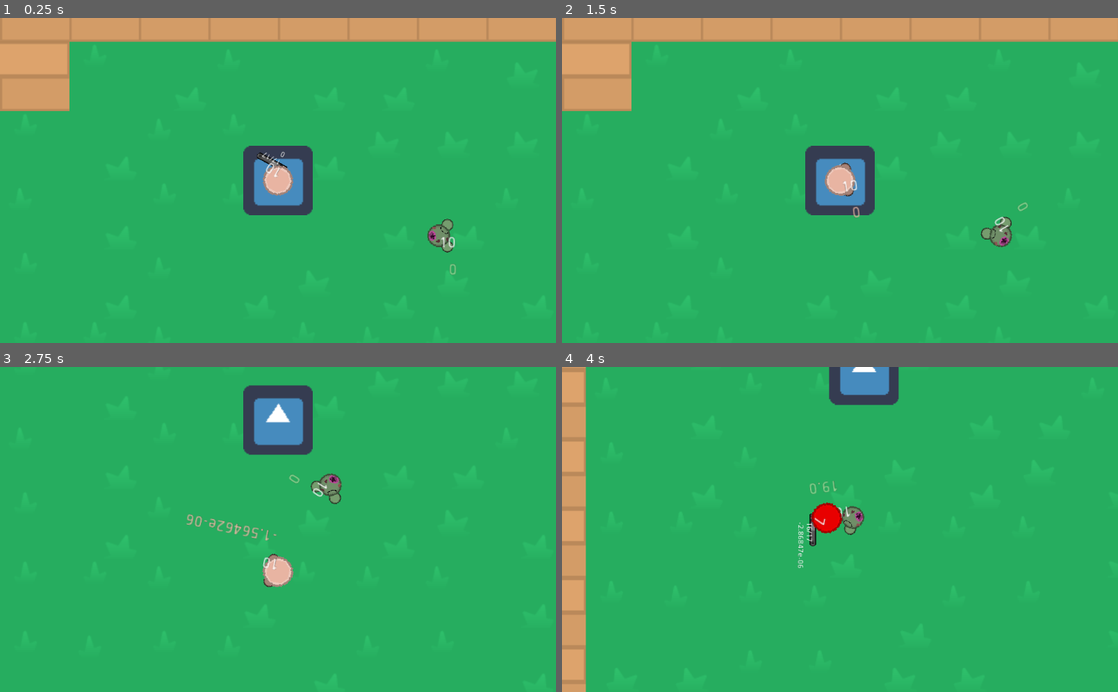
Above: before the commit, frames 1-4 (two rows, left to right).
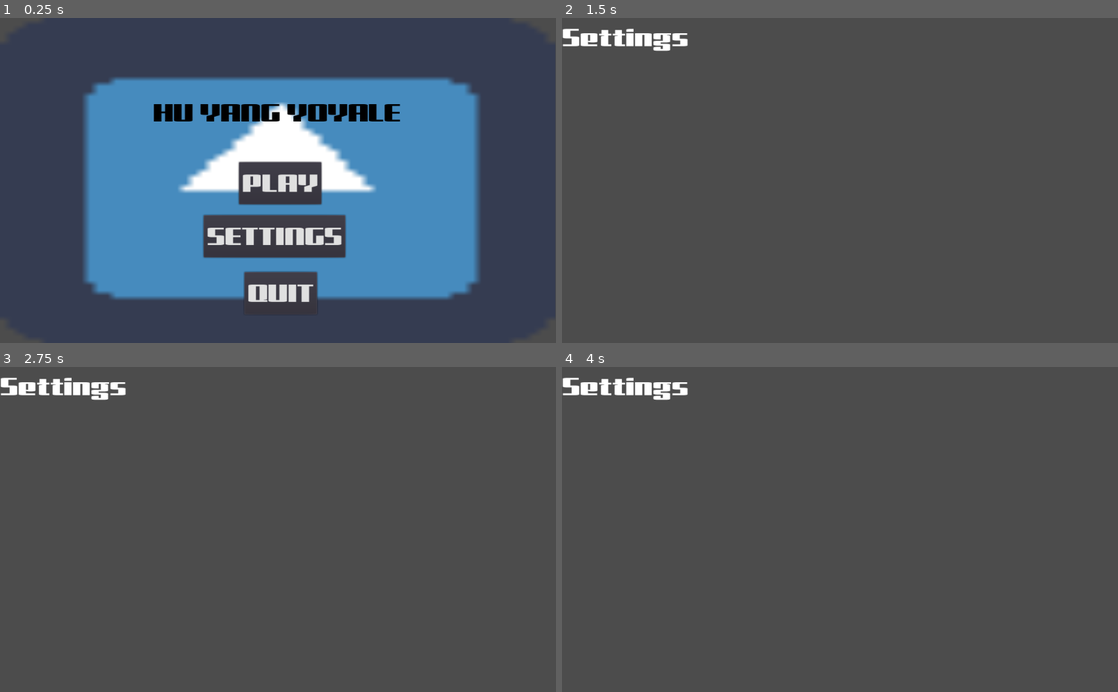
Above: after the commit, the same moments.

Repository: Panda248/Hu-Yang-Yoyale
Game: Godot game, scene res://Main Menu.tscn
Two runs of this game, one before a commit and one after it. Both use one fixed random seed, a clock stepped at 60 frames per second and the inputs below. Before the commit the project starts from res://World.tscn. The engine's default icon, where the game draws it, is replaced by a stand-in: a white triangle on a blue panel in a dark square.
Inputs (mouse positions are in pixels of both pictures, inside the frame that each line leads up to):
- Up to frame 1 (0.25 s): no input
- Up to frame 2 (1.5 s): click (834, 235) at 0.5 s, where only the run after the commit has a clickable "SETTINGS"; move the mouse to (962, 164) at 1.27 s; hold E (game_switch_weapon_right) from 1.28 s (still down); tap F (game_interact) at 1.35 s
- Up to frame 3 (2.75 s): move the mouse to (166, 545) at 2.02 s; release E (game_switch_weapon_right) at 2.03 s; hold Down (ui_down) from 2.03 s (still down); click (166, 545) at 2.1 s
- Up to frame 4 (4 s): move the mouse to (895, 458) at 2.77 s; release Down (ui_down) at 2.78 s; hold E (game_switch_weapon_right) 2.78-3.53 s; right-click (895, 458) at 2.85 s; move the mouse to (812, 594) at 3.52 s; hold Up (ui_up) from 3.53 s (still down); tap F (game_interact) at 3.6 s

The runs differ from the first frame. In frame 1, 100% of the frame differs, in the area x 0-100%, y 0-100%; in frame 2, 99%; in frame 3, 99%; in frame 4, 99%.

Commit message:
main menu, death, and setting ui

Diff:
--- a/ChatBoxManager.gd
+++ /dev/null
@@ -1,5 +0,0 @@
-extends Node2D
-
-func send_chat(chatbox : ChatBox):
-	chatbox.show()
-	add_child(chatbox)
--- /dev/null
+++ b/Death.tscn
@@ -0,0 +1,39 @@
+[gd_scene load_steps=3 format=2]
+
+[ext_resource path="res://res/exported/fonts/GajrajOne.tres" type="DynamicFont" id=1]
+[ext_resource path="res://scripts/DeathScene.gd" type="Script" id=2]
+
+[node name="DeathScene" type="CanvasLayer"]
+pause_mode = 2
+layer = 2
+script = ExtResource( 2 )
+
+[node name="PanelContainer" type="PanelContainer" parent="."]
+self_modulate = Color( 1, 0, 0, 0.25098 )
+anchor_right = 1.0
+anchor_bottom = 1.0
+
+[node name="Main Menu" type="Button" parent="."]
+margin_left = 208.0
+margin_top = 426.0
+margin_right = 808.0
+margin_bottom = 476.0
+text = "Exit To Main Menu"
+
+[node name="Respawn" type="Button" parent="."]
+margin_left = 209.0
+margin_top = 342.0
+margin_right = 809.0
+margin_bottom = 392.0
+text = "Respawn"
+
+[node name="Label" type="Label" parent="."]
+margin_left = 389.0
+margin_top = 187.0
+margin_right = 640.0
+margin_bottom = 259.0
+custom_fonts/font = ExtResource( 1 )
+text = "YOU DIED"
+
+[connection signal="pressed" from="Main Menu" to="." method="_on_Main_Menu_pressed"]
+[connection signal="pressed" from="Respawn" to="." method="_on_Respawn_pressed"]
--- /dev/null
+++ b/Main Menu.tscn
@@ -0,0 +1,51 @@
+[gd_scene load_steps=4 format=2]
+
+[ext_resource path="res://res/exported/fonts/GajrajOne.tres" type="DynamicFont" id=1]
+[ext_resource path="res://scripts/Main Menu.gd" type="Script" id=2]
+[ext_resource path="res://icon.png" type="Texture" id=3]
+
+[node name="Main Menu" type="CanvasLayer"]
+layer = 2
+script = ExtResource( 2 )
+
+[node name="Sprite" type="Sprite" parent="."]
+position = Vector2( 510.5, 300.5 )
+scale = Vector2( 16.0156, 9.42188 )
+texture = ExtResource( 3 )
+
+[node name="Title" type="Label" parent="."]
+modulate = Color( 0, 0, 0, 1 )
+margin_left = 282.0
+margin_top = 139.0
+margin_right = 738.0
+margin_bottom = 211.0
+custom_fonts/font = ExtResource( 1 )
+text = "HU YANG YOYALE"
+
+[node name="Play" type="Button" parent="."]
+margin_left = 440.0
+margin_top = 266.0
+margin_right = 592.0
+margin_bottom = 344.0
+custom_fonts/font = ExtResource( 1 )
+text = "PLAY"
+
+[node name="Settings" type="Button" parent="."]
+margin_left = 375.0
+margin_top = 364.0
+margin_right = 636.0
+margin_bottom = 442.0
+custom_fonts/font = ExtResource( 1 )
+text = "SETTINGS"
+
+[node name="Quit" type="Button" parent="."]
+margin_left = 450.0
+margin_top = 469.0
+margin_right = 584.0
+margin_bottom = 547.0
+custom_fonts/font = ExtResource( 1 )
+text = "QUIT"
+
+[connection signal="pressed" from="Play" to="." method="_on_Play_pressed"]
+[connection signal="pressed" from="Settings" to="." method="_on_Settings_pressed"]
+[connection signal="pressed" from="Quit" to="." method="_on_Quit_pressed"]
--- /dev/null
+++ b/Settings.tscn
@@ -0,0 +1,15 @@
+[gd_scene load_steps=3 format=2]
+
+[ext_resource path="res://res/exported/fonts/GajrajOne.tres" type="DynamicFont" id=1]
+[ext_resource path="res://scripts/Settings.gd" type="Script" id=2]
+
+[node name="Settings" type="CanvasLayer"]
+pause_mode = 2
+script = ExtResource( 2 )
+
+[node name="Label" type="Label" parent="."]
+margin_right = 40.0
+margin_bottom = 14.0
+custom_fonts/font = ExtResource( 1 )
+text = "Settings
+"
--- a/World.tscn
+++ b/World.tscn
@@ -11,6 +11,7 @@
 [ext_resource path="res://Alert.tscn" type="PackedScene" id=9]
 [ext_resource path="res://InteractableNPC.tscn" type="PackedScene" id=10]
 [ext_resource path="res://scripts/ChatBoxManager.gd" type="Script" id=11]
+[ext_resource path="res://Death.tscn" type="PackedScene" id=12]
 
 [sub_resource type="OccluderPolygon2D" id=3]
 cull_mode = 2
@@ -131,6 +132,7 @@
 [node name="World" type="Node2D"]
 script = ExtResource( 6 )
 Enemy = ExtResource( 1 )
+DeathScreen = ExtResource( 12 )
 
 [node name="Sprite" type="Sprite" parent="."]
 texture = ExtResource( 3 )
--- a/project.godot
+++ b/project.godot
@@ -13,6 +13,11 @@
 "class": "ChatBox",
 "language": "GDScript",
 "path": "res://scripts/Chatbox.gd"
+}, {
+"base": "CanvasLayer",
+"class": "DeathScreen",
+"language": "GDScript",
+"path": "res://scripts/DeathScene.gd"
 }, {
 "base": "NPC",
 "class": "Enemy",
@@ -39,6 +44,11 @@
 "language": "GDScript",
 "path": "res://scripts/InteractableNPC.gd"
 }, {
+"base": "CanvasLayer",
+"class": "MainMenu",
+"language": "GDScript",
+"path": "res://scripts/Main Menu.gd"
+}, {
 "base": "Entity",
 "class": "NPC",
 "language": "GDScript",
@@ -56,11 +66,13 @@
 } ]
 _global_script_class_icons={
 "ChatBox": "",
+"DeathScreen": "",
 "Enemy": "",
 "Entity": "",
 "HitBox": "",
 "HurtBox": "",
 "InteractableNPC": "",
+"MainMenu": "",
 "NPC": "",
 "Player": "",
 "Weapon": ""
@@ -69,7 +81,7 @@
 [application]
 
 config/name="Hu Yang Yoyale"
-run/main_scene="res://World.tscn"
+run/main_scene="res://Main Menu.tscn"
 config/icon="res://icon.png"
 
 [debug]
--- /dev/null
+++ b/res/exported/fonts/GajrajOne.tres
@@ -0,0 +1,7 @@
+[gd_resource type="DynamicFont" load_steps=2 format=2]
+
+[ext_resource path="res://res/exported/fonts/GajrajOne-Regular.ttf" type="DynamicFontData" id=1]
+
+[resource]
+size = 48
+font_data = ExtResource( 1 )
--- /dev/null
+++ b/scripts/DeathScene.gd
@@ -0,0 +1,29 @@
+extends CanvasLayer
+class_name DeathScreen
+
+# Declare member variables here. Examples:
+# var a = 2
+# var b = "text"
+onready var respawn = $Respawn
+onready var mainMenu = $"Main Menu"
+
+# Called when the node enters the scene tree for the first time.
+func _ready():
+	pass # Replace with function body.
+
+
+# Called every frame. 'delta' is the elapsed time since the previous frame.
+#func _process(delta):
+#	pass
+
+
+func _on_Main_Menu_pressed():
+	get_tree().set_pause(false)
+	get_tree().change_scene("res://Main Menu.tscn")
+	pass # Replace with function body.
+
+
+func _on_Respawn_pressed():
+	get_tree().set_pause(false)
+	get_tree().change_scene("res://World.tscn")
+	pass # Replace with function body.
--- a/scripts/Enemy.gd
+++ b/scripts/Enemy.gd
@@ -17,6 +17,8 @@
 
 # Called every frame. 'delta' is the elapsed time since the previous frame.
 func _process(delta):
+	if _dead():
+		queue_free()
 	raycast_sweep()
 	get_node("Label").text = var2str(health)
 	#State machine
@@ -35,8 +37,10 @@
 
 func _chase(delta):
 	slowly_rotate_to(player, delta)
+	if(can_see_player()):
+		move_forward(delta)
 	#motion = move_and_slide((player.position - position).normalized() * velocity * delta*60)
-	move_forward(delta)
+
 	if(position.distance_to(player.position) > maxViewDistance):
 		destination = player.position
 		state = INVESTIGATE
--- a/scripts/Entity.gd
+++ b/scripts/Entity.gd
@@ -16,7 +16,9 @@
 func takeKnockback(hitbox : HitBox):
 	knockback = hitbox.knockbackDirection * hitbox.knockbackMultiplier
 
-
+func _dead() ->bool:
+	return health <= 0
+	return health <= 0
 
 func move_forward(delta):
 	move_and_slide(Vector2(velocity*delta*60,0).rotated(global_rotation))
--- /dev/null
+++ b/scripts/Main Menu.gd
@@ -0,0 +1,31 @@
+extends CanvasLayer
+class_name MainMenu
+
+# Declare member variables here. Examples:
+# var a = 2
+# var b = "text"
+
+
+# Called when the node enters the scene tree for the first time.
+func _ready():
+	pass # Replace with function body.
+
+
+# Called every frame. 'delta' is the elapsed time since the previous frame.
+#func _process(delta):
+#	pass
+
+
+func _on_Play_pressed():
+	get_tree().change_scene("res://World.tscn")
+	pass # Replace with function body.
+
+
+func _on_Settings_pressed():
+	get_tree().change_scene("res://Settings.tscn")
+	pass # Replace with function body.
+
+
+func _on_Quit_pressed():
+	get_tree().quit()
+	pass # Replace with function body.
--- a/scripts/Main.gd
+++ b/scripts/Main.gd
@@ -5,23 +5,20 @@
 onready var alert_manager = $AlertManager;
 onready var chatbox_manager = $ChatBoxManager
 export (PackedScene) var Enemy
-
+export (PackedScene) var DeathScreen;
 
 func _ready():
 	$InteractableNPC.connect("send_message", chatbox_manager, "send_chat")
 	$Player.connect("player_shot", bullet_manager, "bullet_shot");
 	$Player.connect("alert_enemies", alert_manager, "alertEnemies");
-
+	$Player.connect("death_screen", self, "game_over")
 
 func _process(delta):
-
-	for item in get_children():
-		if item.has_method("_dead"):
-			if item._dead():
-				remove_child(item)
-
 	if Engine.get_physics_frames()%600 == 0:
 		add_child(Enemy.instance())
+	pass
 
-
-	pass
+func game_over():
+	var deathScreen = DeathScreen.instance()
+	add_child(deathScreen)
+	get_tree().set_pause(true)
--- a/scripts/NPC.gd
+++ b/scripts/NPC.gd
@@ -22,8 +22,7 @@
 var player
 
 
-func _dead() ->bool:
-	return health <= 0
+
 
 # Called when the node enters the scene tree for the first time.
 func _ready():
--- a/scripts/Player.gd
+++ b/scripts/Player.gd
@@ -4,6 +4,7 @@
 signal player_shot(bullet, position, direction);
 signal alert_enemies(alertRadius);
 signal interact(interactable);
+signal death_screen();
 
 var direction;
 
@@ -34,6 +35,9 @@
 
 
 	move_and_slide(direction * modifiedVelocity * delta * Engine.get_iterations_per_second());
+
+	if _dead():
+		emit_signal("death_screen")
 	pass
 
 func input_movement():
--- /dev/null
+++ b/scripts/Settings.gd
@@ -0,0 +1,21 @@
+extends CanvasLayer
+
+
+# Declare member variables here. Examples:
+# var a = 2
+# var b = "text"
+
+
+# Called when the node enters the scene tree for the first time.
+func _ready():
+	pass # Replace with function body.
+
+
+# Called every frame. 'delta' is the elapsed time since the previous frame.
+func _process(delta):
+	if Input.is_action_just_pressed("ui_cancel"):
+		exit()
+	pass
+
+func exit():
+	get_tree().change_scene("res://Main Menu.tscn")
Not shown: 1 places in World.tscn that only renumber resources
Binary file added: res/exported/fonts/GajrajOne-Regular.ttf
